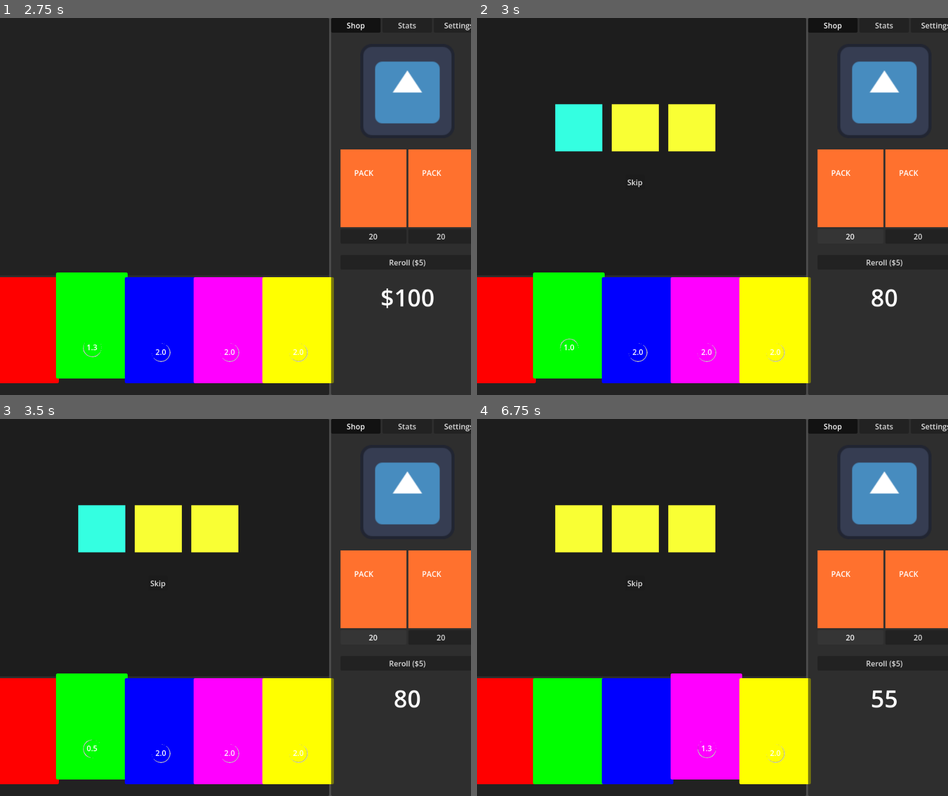
Above: before the commit, frames 1-4 (two rows, left to right).
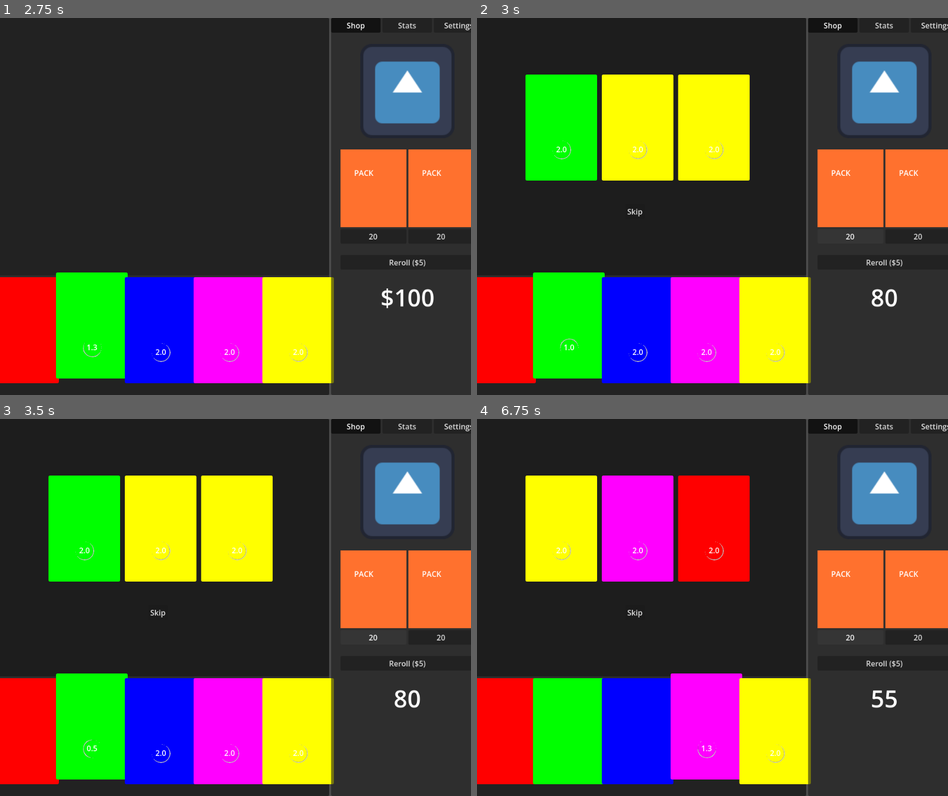
Above: after the commit, the same moments.

Repository: followthedopamine/card-battler
Game: Godot game, scene res://scenes/main.tscn
Two runs of this game, one before a commit and one after it. Both use one fixed random seed, a clock stepped at 60 frames per second and the inputs below. The engine's default icon, where the game draws it, is replaced by a stand-in: a white triangle on a blue panel in a dark square.
Inputs:
- Up to frame 1 (2.75 s): click "Shop" at 0.5 s; click "Stats" at 1.25 s; click "Shop" at 2 s
- Up to frame 2 (3 s): click "20" at 2.75 s
- Up to frame 3 (3.5 s): no input
- Up to frame 4 (6.75 s): click "Skip" at 3.5 s; click "Reroll ($5)" at 4.25 s; click "Stats" at 5 s; click "Shop" at 5.75 s; click "20" at 6.5 s

Frame 1 is identical in both runs. In frame 2, 13% of the frame differs, in the area x 10-58%, y 15-53%; in frame 3, 13%; in frame 4, 13%.

Commit message:
Added the ability to drag cards from packs to the hand.

Diff:
--- a/autoloads/SignalBus.gd
+++ b/autoloads/SignalBus.gd
@@ -3,3 +3,9 @@
 # Shop signals
 signal currency_changed
 signal pack_opened
+
+# Card signals
+signal card_dragged(card: Card)
+signal card_hovered(card: Card)
+signal card_discarded(card: Card)
+signal card_chosen(card: Card)
--- a/scenes/cards/Card.gd
+++ b/scenes/cards/Card.gd
@@ -3,6 +3,8 @@
 class_name Card extends Control
 
 signal completed(card: Card)
+
+@export var switch_interface: TextureRect
 
 @export_range(0.0, 5.0) var duration := 2.0
 var time_remaining := duration
@@ -19,6 +21,9 @@
 var last_position: Vector2
 var dragging := false
 var activated := false
+
+var held_card: Card
+var hovered_card: Card
 
 const colours := [
 	Color(255, 0, 0),
@@ -39,11 +44,48 @@
 
 	timer_label.text = "%.1f" % duration
 
+	self.mouse_entered.connect(_on_mouse_entered)
+	SignalBus.card_dragged.connect(_on_card_dragged)
+	SignalBus.card_hovered.connect(_on_card_hovered)
+
+
 func _process(delta: float) -> void:
 	if activated:
 		time_remaining -= delta
 		timer_label.text = "%.1f" % time_remaining
 		timer_spinner.rotation += delta * 10
+
+	# This is looping on every single card which probably isn't the most
+	# efficient way to do things. I don't think we can use _get_drag_data
+	# though because it only has access to the held card and not the
+	# card that's hovered.
+
+	# The other option that comes to mind is updating the hovered card using
+	# a SignalBus signal and a mouse_entered signal and then you could use
+	# _get_drag_data which would be cleaner and probably be n cards more
+	# efficient.
+
+	# The hovered card approach actually probably makes switching between parents
+	# a lot simpler also.
+
+	# We'll still need to check at drop time if the card is under the mouse though
+	# since we don't want to be setting the hovered_card to null by every card
+	# or it will always be null.
+
+	# I tried the hovered_card approach but it doesn't play nicely with
+	# _get_drag_data for some reason.
+	var mousePos = get_viewport().get_mouse_position()
+	if !self.get_global_rect().has_point(mousePos):
+		hide_switch_interface()
+		return
+
+	if held_card == null:
+		return
+
+	if held_card.get_parent() != self.get_parent():
+		show_switch_interface()
+	else:
+		hide_switch_interface()
 
 func _can_drop_data(_at_position: Vector2, _data: Variant) -> bool:
 	return true
@@ -68,7 +110,13 @@
 	set_process_input(true)
 	panel.hide()
 	dragging = true
-
+	SignalBus.card_dragged.emit(self)
+
+	# This will crash if you've never hovered a card, but how did you drag a card
+	# without hovering over it?
+	#if hovered_card.get_parent() != self.get_parent():
+		#print(hovered_card)
+		#hovered_card.show_switch_interface()
 	return self
 
 func _input(event: InputEvent) -> void:
@@ -76,10 +124,14 @@
 		# if dragging left/right update the position in the hbox (hand)
 		if dragging_node.global_position.x < global_position.x - threshold:
 			if self.get_index() > 0:
-				hbox.move_child(self, self.get_index() - 1)
+				# Have to use get_parent() here instead of hbox because the parent
+				# of the card can change.
+				get_parent().move_child(self, self.get_index() - 1)
 		elif dragging_node.global_position.x > global_position.x + threshold:
-			if self.get_index() < hbox.get_child_count() - 2:
-				hbox.move_child(self, self.get_index() + 1)
+			if self.get_index() < get_parent().get_child_count() - 2:
+				get_parent().move_child(self, self.get_index() + 1)
+
+
 
 	# if dragging left/right, give it a lil rotation
 	if last_position.x > dragging_node.global_position.x:
@@ -88,7 +140,17 @@
 		dragging_node.rotation_degrees = -5
 	last_position = dragging_node.global_position
 
+
+
+
 	if dragging and event.is_action_released("click"):
+		hide_switch_interface()
+		if hovered_card.get_parent() != self.get_parent():
+			# Trying to swap with a half activated card seems like a bad idea
+			# It's probably not that bad though.
+			if !hovered_card.activated:
+				switch_cards(self, hovered_card)
+		held_card = null
 		dragging = false
 		panel.show()
 		set_process_input(false)
@@ -96,6 +158,31 @@
 func _on_timer_timeout() -> void:
 	deactivate()
 
+func _on_card_dragged(card: Card) -> void:
+	held_card = card
+
+func _on_mouse_entered() -> void:
+	SignalBus.card_hovered.emit(self)
+
+func _on_card_hovered(card: Card) -> void:
+	if card != held_card:
+		hovered_card = card
+
+func switch_cards(new_card: Card, old_card: Card) -> void:
+	new_card.reparent(old_card.get_parent())
+	old_card.get_parent().move_child(new_card, old_card.get_index())
+	# Used to remove card from hand or completed event will crash
+	SignalBus.card_discarded.emit(old_card)
+	SignalBus.card_chosen.emit(new_card)
+	# Cleanup of the card happens in Hand.gd so we can remove it from the card
+	# array.
+
+func show_switch_interface() -> void:
+	switch_interface.visible = true
+
+func hide_switch_interface() -> void:
+	switch_interface.visible = false
+
 func set_colour(index: int):
 	colour = colours[index % colours.size()]
 
--- a/scenes/cards/Card.tscn
+++ b/scenes/cards/Card.tscn
@@ -1,6 +1,7 @@
-[gd_scene load_steps=3 format=3 uid="uid://dxrk3ym1qbjt8"]
+[gd_scene load_steps=4 format=3 uid="uid://dxrk3ym1qbjt8"]
 
 [ext_resource type="Script" uid="uid://c531eyaws05rr" path="res://scenes/cards/Card.gd" id="1_fa4yn"]
+[ext_resource type="Texture2D" uid="uid://d00r8ttcrm6qt" path="res://assets/icon.svg" id="2_5xgwh"]
 
 [sub_resource type="StyleBoxFlat" id="StyleBoxFlat_5xgwh"]
 content_margin_left = 0.0
@@ -16,7 +17,7 @@
 corner_radius_bottom_left = 20
 corner_detail = 5
 
-[node name="Card" type="Control"]
+[node name="Card" type="Control" node_paths=PackedStringArray("switch_interface")]
 custom_minimum_size = Vector2(142, 225)
 layout_mode = 3
 anchors_preset = 15
@@ -24,7 +25,9 @@
 anchor_bottom = 1.0
 grow_horizontal = 2
 grow_vertical = 2
+mouse_filter = 1
 script = ExtResource("1_fa4yn")
+switch_interface = NodePath("SwitchInterface")
 
 [node name="Panel" type="Panel" parent="."]
 layout_mode = 0
@@ -52,4 +55,14 @@
 
 [node name="Timer" type="Timer" parent="."]
 
+[node name="SwitchInterface" type="TextureRect" parent="."]
+visible = false
+z_index = 50
+layout_mode = 0
+offset_left = 10.0
+offset_top = -64.0
+offset_right = 138.0
+offset_bottom = 64.0
+texture = ExtResource("2_5xgwh")
+
 [connection signal="timeout" from="Timer" to="." method="_on_timer_timeout"]
--- a/scenes/cards/placeholder_1/placeholder_1.tscn
+++ /dev/null
@@ -1,9 +0,0 @@
-[gd_scene load_steps=3 format=3 uid="uid://bnbjytwf244cb"]
-
-[ext_resource type="Texture2D" uid="uid://d68dtnn7maij" path="res://scenes/right_panel/tabs/shop/shop_slot/images/placeholder_card_3.png" id="1_ur13w"]
-[ext_resource type="Script" uid="uid://clkwa7xudjkwy" path="res://scenes/cards/Placeholder.gd" id="2_65qom"]
-
-[node name="Placeholder1" type="TextureRect"]
-texture = ExtResource("1_ur13w")
-script = ExtResource("2_65qom")
-metadata/_custom_type_script = "uid://c531eyaws05rr"
--- a/scenes/cards/placeholder_2/placeholder_2.tscn
+++ /dev/null
@@ -1,9 +0,0 @@
-[gd_scene load_steps=3 format=3 uid="uid://che2q6550r7cc"]
-
-[ext_resource type="Texture2D" uid="uid://cqmbngwmt7fyn" path="res://scenes/right_panel/tabs/shop/shop_slot/images/placeholder_card_2.png" id="1_1dno8"]
-[ext_resource type="Script" uid="uid://clkwa7xudjkwy" path="res://scenes/cards/Placeholder.gd" id="2_pg4ui"]
-
-[node name="Placeholder1" type="TextureRect"]
-texture = ExtResource("1_1dno8")
-script = ExtResource("2_pg4ui")
-metadata/_custom_type_script = "uid://c531eyaws05rr"
--- a/scenes/cards/placeholder_3/placeholder_3.tscn
+++ /dev/null
@@ -1,9 +0,0 @@
-[gd_scene load_steps=3 format=3 uid="uid://fa06u4g1i25n"]
-
-[ext_resource type="Texture2D" uid="uid://fq2hvr681ovf" path="res://scenes/right_panel/tabs/shop/shop_slot/images/placeholder_card_4.png" id="1_bqv7q"]
-[ext_resource type="Script" uid="uid://clkwa7xudjkwy" path="res://scenes/cards/Placeholder.gd" id="2_20u1b"]
-
-[node name="Placeholder1" type="TextureRect"]
-texture = ExtResource("1_bqv7q")
-script = ExtResource("2_20u1b")
-metadata/_custom_type_script = "uid://c531eyaws05rr"
--- a/scenes/cards/resources/CardData.tres
+++ b/scenes/cards/resources/CardData.tres
@@ -1,10 +1,6 @@
-[gd_resource type="Resource" script_class="CardData" load_steps=5 format=3 uid="uid://dcd3tbx2gontl"]
+[gd_resource type="Resource" script_class="CardData" load_steps=2 format=3 uid="uid://dcd3tbx2gontl"]
 
 [ext_resource type="Script" uid="uid://dpjqhxy4qigbr" path="res://scenes/cards/CardData.gd" id="1_4pjgk"]
-[ext_resource type="PackedScene" uid="uid://bnbjytwf244cb" path="res://scenes/cards/placeholder_1/placeholder_1.tscn" id="1_uifwk"]
-[ext_resource type="PackedScene" uid="uid://che2q6550r7cc" path="res://scenes/cards/placeholder_2/placeholder_2.tscn" id="2_twahu"]
-[ext_resource type="PackedScene" uid="uid://fa06u4g1i25n" path="res://scenes/cards/placeholder_3/placeholder_3.tscn" id="3_irfg7"]
 
 [resource]
 script = ExtResource("1_4pjgk")
-cards = Array[PackedScene]([ExtResource("1_uifwk"), ExtResource("2_twahu"), ExtResource("3_irfg7")])
--- a/scenes/hand/Hand.gd
+++ b/scenes/hand/Hand.gd
@@ -7,6 +7,9 @@
 var cards: Array[Card]
 
 func _ready() -> void:
+	SignalBus.card_discarded.connect(_on_card_discarded)
+	SignalBus.card_chosen.connect(_on_card_chosen)
+
 	for i in range(hand_size):
 		var new_card = card_scene.instantiate()
 		new_card.set_colour(i)
@@ -16,6 +19,25 @@
 
 	start_round()
 
+func _on_card_discarded(card: Card) -> void:
+	print(cards)
+	cards.erase(card)
+	print(cards)
+	card.queue_free()
+
+func _on_card_chosen(card: Card) -> void:
+	# Refresh the cards array when we get a new card. (Simpler than passing
+	# the old card's index).
+	cards = []
+	for child: Node in self.get_children():
+		if child.is_queued_for_deletion():
+			continue
+		if child is Card:
+			cards.append(child)
+
+	card.connect("completed", on_card_completed)
+	print("After card chosen")
+	print(cards)
 
 func start_round():
 	print("Starting round")
@@ -48,6 +70,8 @@
 	var i = cards.find(card)
 
 	if i < cards.size() - 1:
+		print("Card completed")
+		print(cards)
 		cards[i + 1].activate()
 	else:
 		start_round()
--- a/scenes/packs/pack_opening/PackOpening.tscn
+++ b/scenes/packs/pack_opening/PackOpening.tscn
@@ -1,13 +1,14 @@
 [gd_scene load_steps=4 format=3 uid="uid://dnvmslc0lunfw"]
 
 [ext_resource type="Script" uid="uid://bo16smw5m0b5w" path="res://scenes/packs/pack_opening/scripts/PackOpening.gd" id="1_i2mxl"]
-[ext_resource type="PackedScene" uid="uid://bnbjytwf244cb" path="res://scenes/cards/placeholder_1/placeholder_1.tscn" id="2_lfroc"]
 [ext_resource type="Resource" uid="uid://dcd3tbx2gontl" path="res://scenes/cards/resources/CardData.tres" id="2_ry3jv"]
+[ext_resource type="PackedScene" uid="uid://dxrk3ym1qbjt8" path="res://scenes/cards/Card.tscn" id="3_hnckt"]
 
 [node name="PackOpeningPanelContainer" type="Panel" node_paths=PackedStringArray("skip_button", "card_area")]
 size_flags_vertical = 3
 script = ExtResource("1_i2mxl")
 card_data = ExtResource("2_ry3jv")
+card_scene = ExtResource("3_hnckt")
 skip_button = NodePath("VBoxContainer/SkipButton")
 card_area = NodePath("VBoxContainer/HBoxContainer")
 
@@ -30,13 +31,13 @@
 layout_mode = 2
 theme_override_constants/separation = 20
 
-[node name="Placeholder1" parent="VBoxContainer/HBoxContainer" instance=ExtResource("2_lfroc")]
+[node name="Card" parent="VBoxContainer/HBoxContainer" instance=ExtResource("3_hnckt")]
 layout_mode = 2
 
-[node name="Placeholder2" parent="VBoxContainer/HBoxContainer" instance=ExtResource("2_lfroc")]
+[node name="Card2" parent="VBoxContainer/HBoxContainer" instance=ExtResource("3_hnckt")]
 layout_mode = 2
 
-[node name="Placeholder3" parent="VBoxContainer/HBoxContainer" instance=ExtResource("2_lfroc")]
+[node name="Card3" parent="VBoxContainer/HBoxContainer" instance=ExtResource("3_hnckt")]
 layout_mode = 2
 
 [node name="SkipButton" type="Button" parent="VBoxContainer"]
--- a/scenes/packs/pack_opening/scripts/PackOpening.gd
+++ b/scenes/packs/pack_opening/scripts/PackOpening.gd
@@ -4,18 +4,23 @@
 const CARD_SLOTS = 3
 
 @export var card_data: CardData
+@export var card_scene: PackedScene
 
 @export var skip_button: Button
 @export var card_area: HBoxContainer
 
 func _ready() -> void:
 	SignalBus.pack_opened.connect(_on_pack_opened)
+	SignalBus.card_chosen.connect(_on_card_chosen)
 	skip_button.pressed.connect(_on_skip_button_pressed)
 	visible = false
 	reroll_cards()
 
 func _on_pack_opened() -> void:
 	open_pack()
+
+func _on_card_chosen(_card: Card) -> void:
+	visible = false
 
 func _on_skip_button_pressed() -> void:
 	visible = false
@@ -28,5 +33,7 @@
 	for card: Node in card_area.get_children():
 		card.queue_free()
 	for i: int in range(CARD_SLOTS):
-		var new_card: Placeholder = card_data.cards.pick_random().instantiate()
+		#var new_card: Placeholder = card_data.cards.pick_random().instantiate()
+		var new_card: Card = card_scene.instantiate()
+		new_card.set_colour(randi_range(0, new_card.colours.size()))
 		card_area.add_child(new_card)
Not shown, added: .kanbn/index.md
Not shown, added: .kanbn/tasks/bug-can-t-drag-card-into-last-slot.md
Not shown, added: .kanbn/tasks/bug-glitchy-rotational-movement-when-card-dragged-closed-to-still.md
